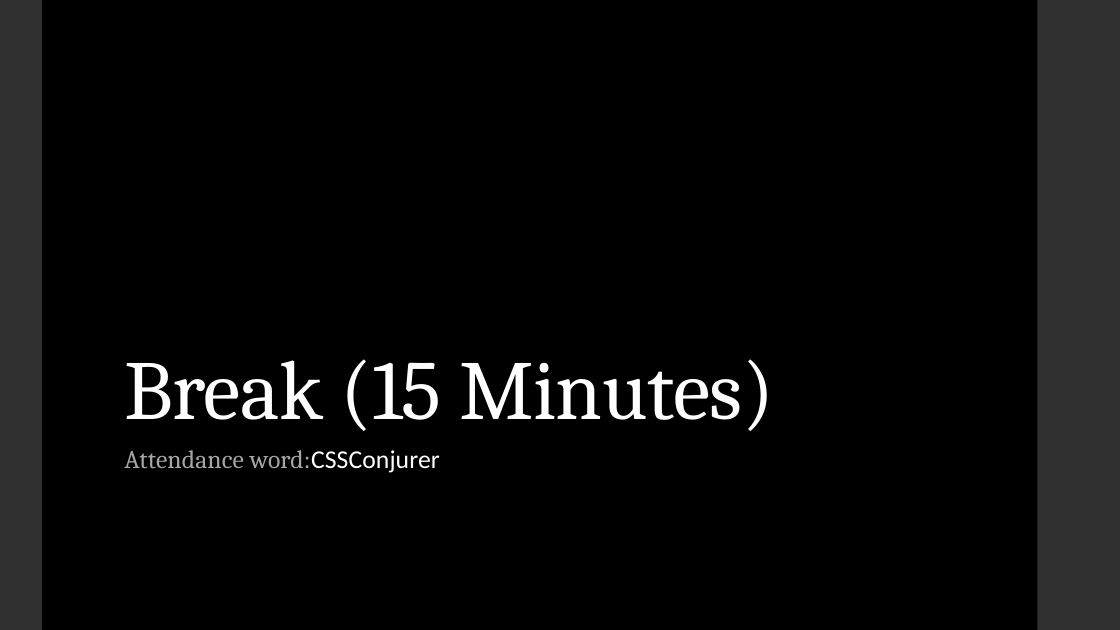
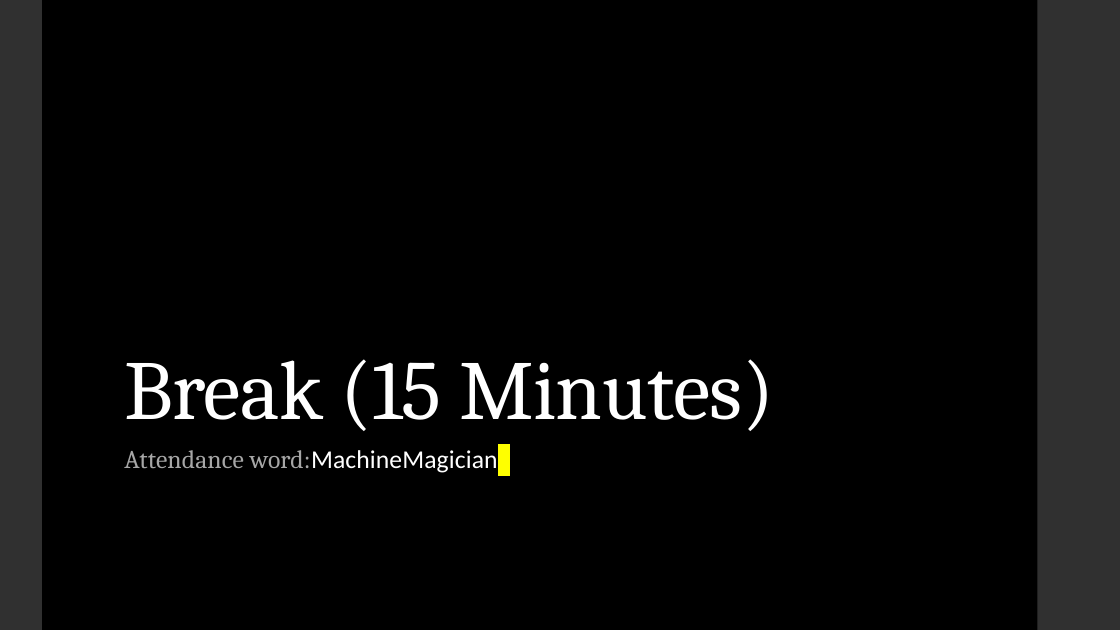
Before and after one commit to LaunchCoderGirlSTL/Data-Science-Assignments, a slide deck: slide 7 of course_material/week_22/week_22_presentation.pptx. Drawn at 1120x630 pixels with LibreOffice and Linux fonts; fonts in the diff are those of the drawing. Boxes give left, top, right and bottom in pixels: in the first picture for what was removed or moved away, otherwise in the second. Text is boxed around its words. In the diff, an @@ line names an element or a change of style, - is before the commit and + after.

```diff
--- a/course_material/week_22/week_22_presentation.pptx
+++ b/course_material/week_22/week_22_presentation.pptx
@@ subtitle at box(124, 450, 498, 473): text changed @@
-Attendance word:CSSConjurer
+Attendance word:MachineMagician
```
Also in this commit, not shown: 2 other files.
